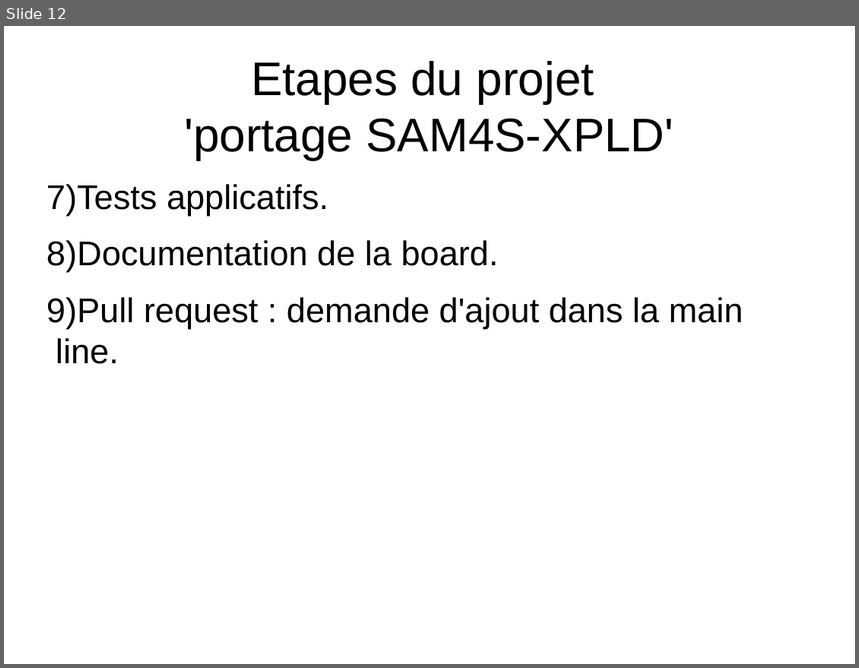
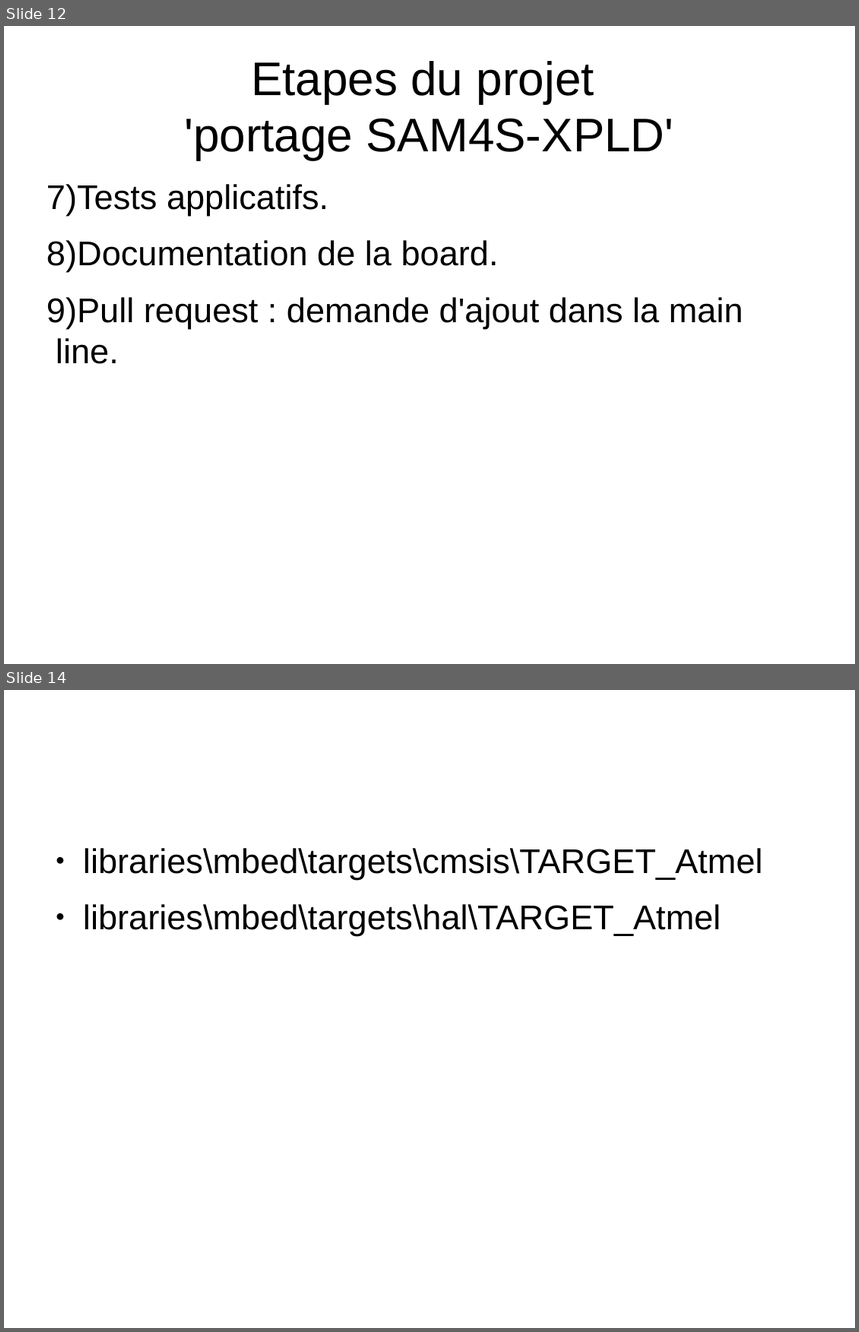
Before and after one commit to LabAixBidouille/EmbeddedTeam, a slide deck: how-to/how-to contribute to mbed.odp. Shown one above the other, each under a label of ours: slide 12 before the commit, slides 12 and 14 after it; the slides between them are not shown. The pictures are 859x668 and 859x1332 pixels, drawn with LibreOffice and Linux fonts; fonts in the diff are those of the drawing. Boxes give left, top, right and bottom in pixels: in the first picture for what was removed or moved away, otherwise in the second. Text is boxed around its words. In the diff, an @@ line names an element or a change of style, - is before the commit and + after.

Commit message:
[ET] Updating mbed command line

```diff
--- a/how-to/how-to contribute to mbed.odp
+++ b/how-to/how-to contribute to mbed.odp
@@ slide 14 added at [4, 690, 855, 1328], background #FFFFFF @@
@@ text added at [83, 848, 763, 936], 32 pt, text #000000 @@
+● libraries\mbed\targets\cmsis\TARGET_Atmel
+● libraries\mbed\targets\hal\TARGET_Atmel
```
Also in this commit, not shown: 1 slide changed.
